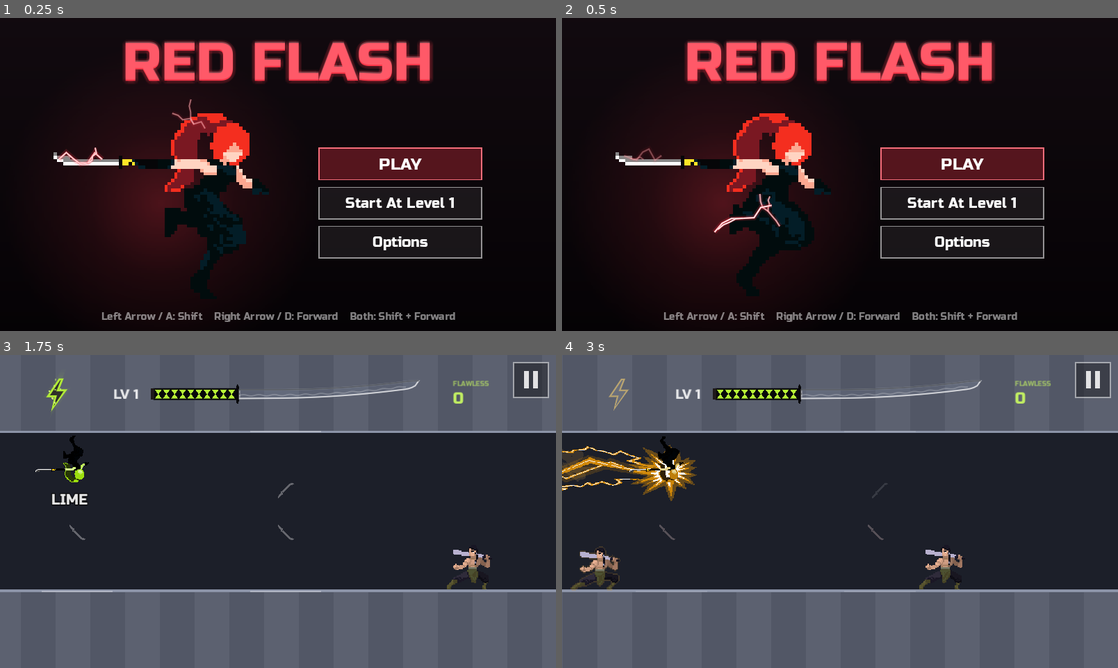
Above: before the commit, frames 1-4 (two rows, left to right).
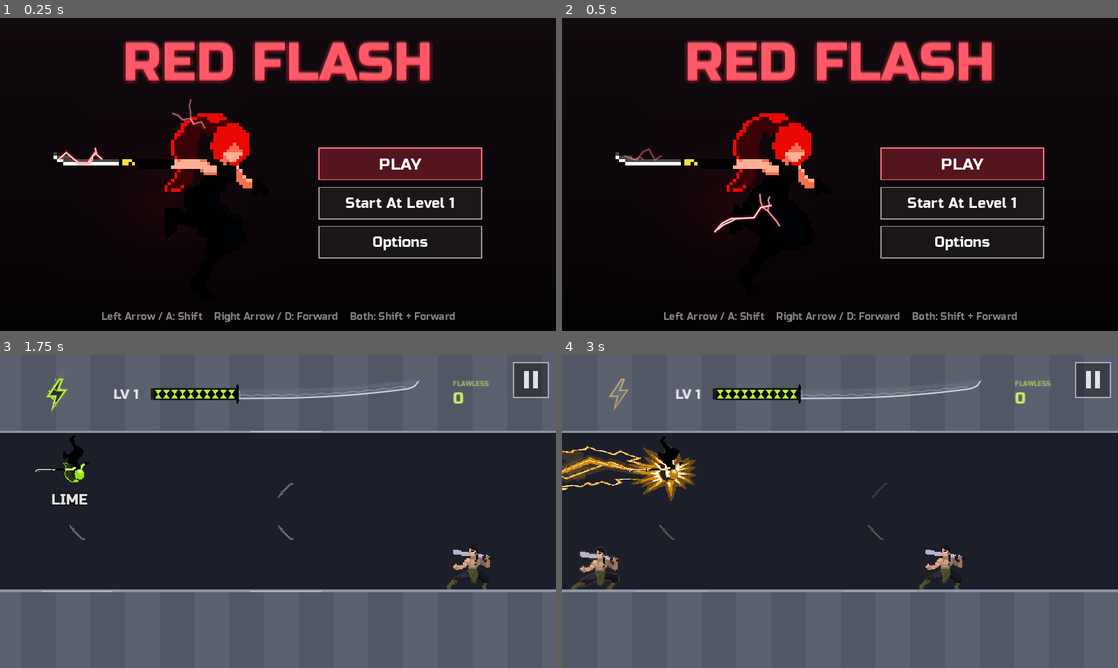
Above: after the commit, the same moments.

Repository: fredsbreads/game-off
Game: Godot game, scene res://scenes/main.tscn
Same seed, same stepped clock (60 frames per second), same inputs: the game is played once before the commit and once after it. Sound files missing from this copy of the repository are replaced by a short silence.
Inputs (mouse positions are in pixels of both pictures, inside the frame that each line leads up to):
- Up to frame 1 (0.25 s): no input
- Up to frame 2 (0.5 s): no input
- Up to frame 3 (1.75 s): tap Enter at 0.5 s; move the mouse to (400, 495) at 0.52 s; hold Right 0.53-1.28 s; hold J (tp_vertical) 0.53-1.28 s; click (400, 495) at 0.67 s; tap Space at 0.77, 1.52 s; move the mouse to (166, 527) at 1.27 s; hold Down from 1.28 s (still down); tap C at 1.35 s
- Up to frame 4 (3 s): move the mouse to (895, 442) at 2.02 s; release Down at 2.03 s; hold Right 2.03-2.78 s; tap M at 2.1 s; move the mouse to (812, 574) at 2.77 s; hold K (tp_forward) from 2.78 s (still down); tap O at 2.85 s; click (812, 574) at 2.92 s

The runs differ from the first frame. In frame 1, 8.9% of the frame differs, in the area x 9-82%, y 8-98%; in frame 2, 9.3%; in frame 3, less than 0.1%; in frame 4, less than 0.1%.

Commit message:
Her katana's hilt takes the chosen Flawless Color (game and title screen)

Diff:
--- a/project.godot
+++ b/project.godot
@@ -58,6 +58,10 @@
 
 [shader_globals]
 
+accent2={
+"type": "color",
+"value": Color(1, 0.9, 0.17, 1)
+}
 accent_pink={
 "type": "float",
 "value": 0.0
--- a/scripts/main_menu.gd
+++ b/scripts/main_menu.gd
@@ -64,6 +64,7 @@
 	mouse_filter = Control.MOUSE_FILTER_IGNORE
 	set_anchors_and_offsets_preset(Control.PRESET_FULL_RECT)
 	texture_filter = CanvasItem.TEXTURE_FILTER_NEAREST
+	material = Palette.sprite_material()   # (her katana's hilt in her second colour, as in the game)
 	visible = false
 	_rng.randomize()
 	var g := Gradient.new()
--- a/scripts/palette.gd
+++ b/scripts/palette.gd
@@ -83,6 +83,7 @@
 	RenderingServer.global_shader_parameter_set("accent_hue", float(_hsv[0]))
 	RenderingServer.global_shader_parameter_set("accent_sat", float(_hsv[1]))
 	RenderingServer.global_shader_parameter_set("accent_val", float(_hsv[2]))
+	RenderingServer.global_shader_parameter_set("accent2", secondary())   # (her katana's hilt)
 
 
 ## The next colour in COLOURS (the C key). Returns its name.
Not shown, changed: shaders/accent.gdshaderinc
